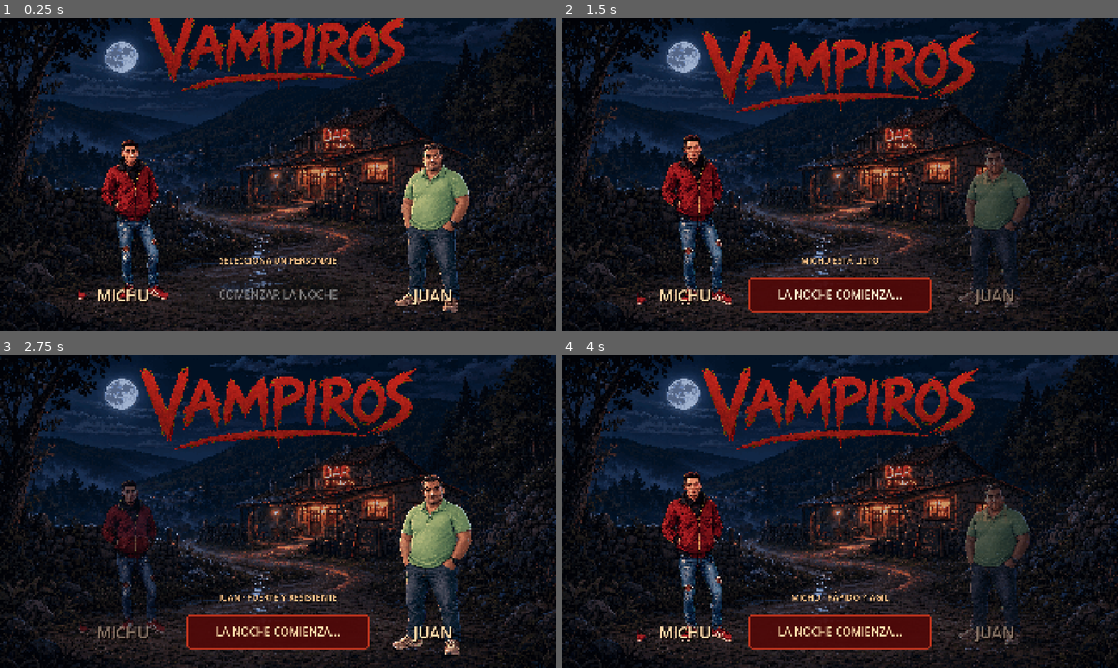
Above: before the commit, frames 1-4 (two rows, left to right).
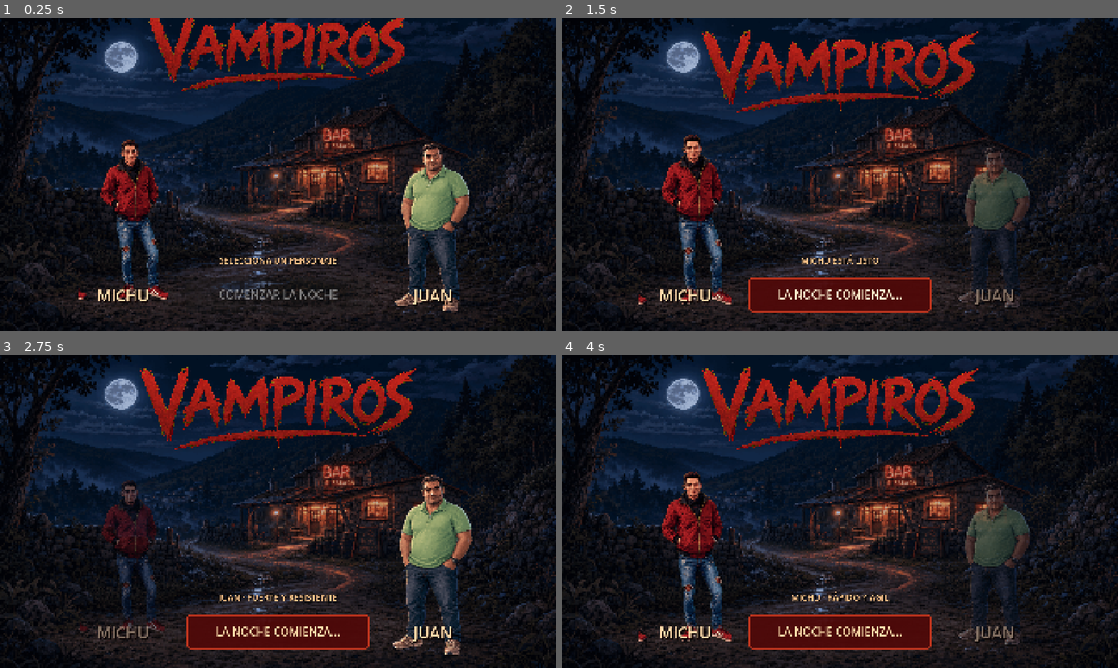
Above: after the commit, the same moments.

Repository: toxicomediante/vampiros
Game: Godot game, scene res://scenes/main.tscn
The game is run twice, just before and just after one commit, with the same random seed, the same clock (stepped at 60 frames per second) and the same inputs.
Inputs (mouse positions are in pixels of both pictures, inside the frame that each line leads up to):
- Up to frame 1 (0.25 s): no input
- Up to frame 2 (1.5 s): click (684, 212) at 0.5 s; click "COMENZAR LA NOCHE" at 1.25 s
- Up to frame 3 (2.75 s): click (433, 549) at 2 s
- Up to frame 4 (4 s): click "LA NOCHE COMIENZA..." at 2.75 s; click (684, 549) at 3.5 s

The runs differ from the first frame. In frame 1, 3.2% of the frame differs, in the area x 0-100%, y 0-100%; in frame 2, 2.8%; in frame 3, 2.8%; in frame 4, 2.8%.

Commit message:
Fix missing web textures with RGBA assets

Diff:
--- a/scenes/main.tscn
+++ b/scenes/main.tscn
@@ -61,11 +61,11 @@
 
 [node name="MichuSprite" type="AnimatedSprite2D" parent="."]
 position = Vector2(425, 695)
-scale = Vector2(0.9, 0.9)
+scale = Vector2(1.8, 1.8)
 
 [node name="JuanSprite" type="AnimatedSprite2D" parent="."]
 position = Vector2(1495, 695)
-scale = Vector2(0.9, 0.9)
+scale = Vector2(1.8, 1.8)
 
 [node name="MichuButton" type="Button" parent="."]
 layout_mode = 0
--- a/scripts/character_select.gd
+++ b/scripts/character_select.gd
@@ -63,7 +63,7 @@
 		_set_selected(juan_sprite, juan_name, true)
 
 func _set_selected(sprite: AnimatedSprite2D, label: Label, selected: bool) -> void:
-	var target_scale := Vector2(0.96, 0.96) if selected else Vector2(0.86, 0.86)
+	var target_scale := Vector2(1.92, 1.92) if selected else Vector2(1.72, 1.72)
 	var target_color := Color.WHITE if selected else Color(0.55, 0.6, 0.72, 0.72)
 	var tween := create_tween().set_parallel(true)
 	tween.set_trans(Tween.TRANS_QUAD).set_ease(Tween.EASE_OUT)
Binary file changed: assets/backgrounds/character_select_night.png
Binary file changed: assets/characters/juan_idle.png
Binary file changed: assets/characters/michu_idle.png
Not shown, changed: tools/validate_pngs.py
